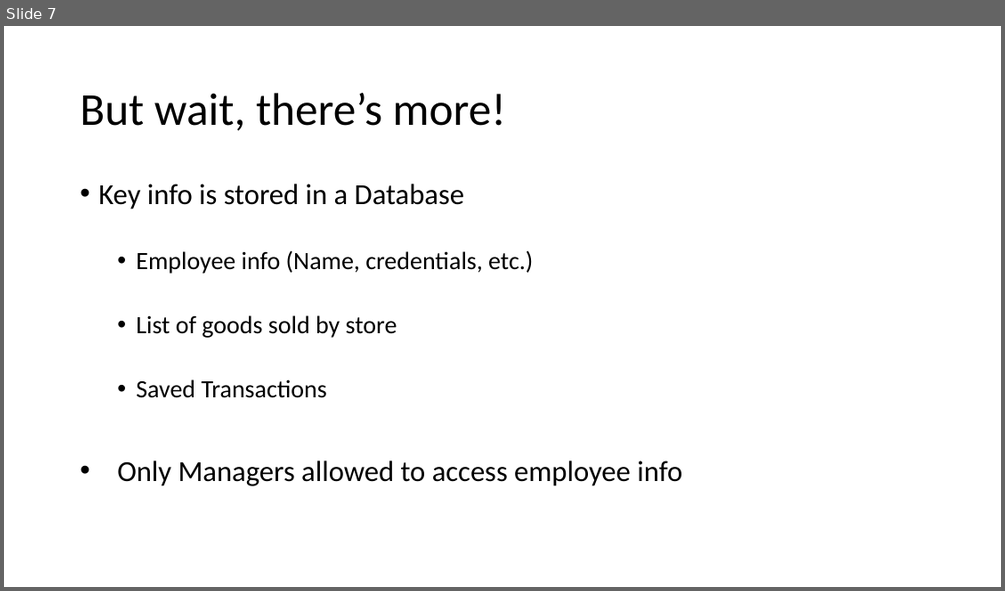
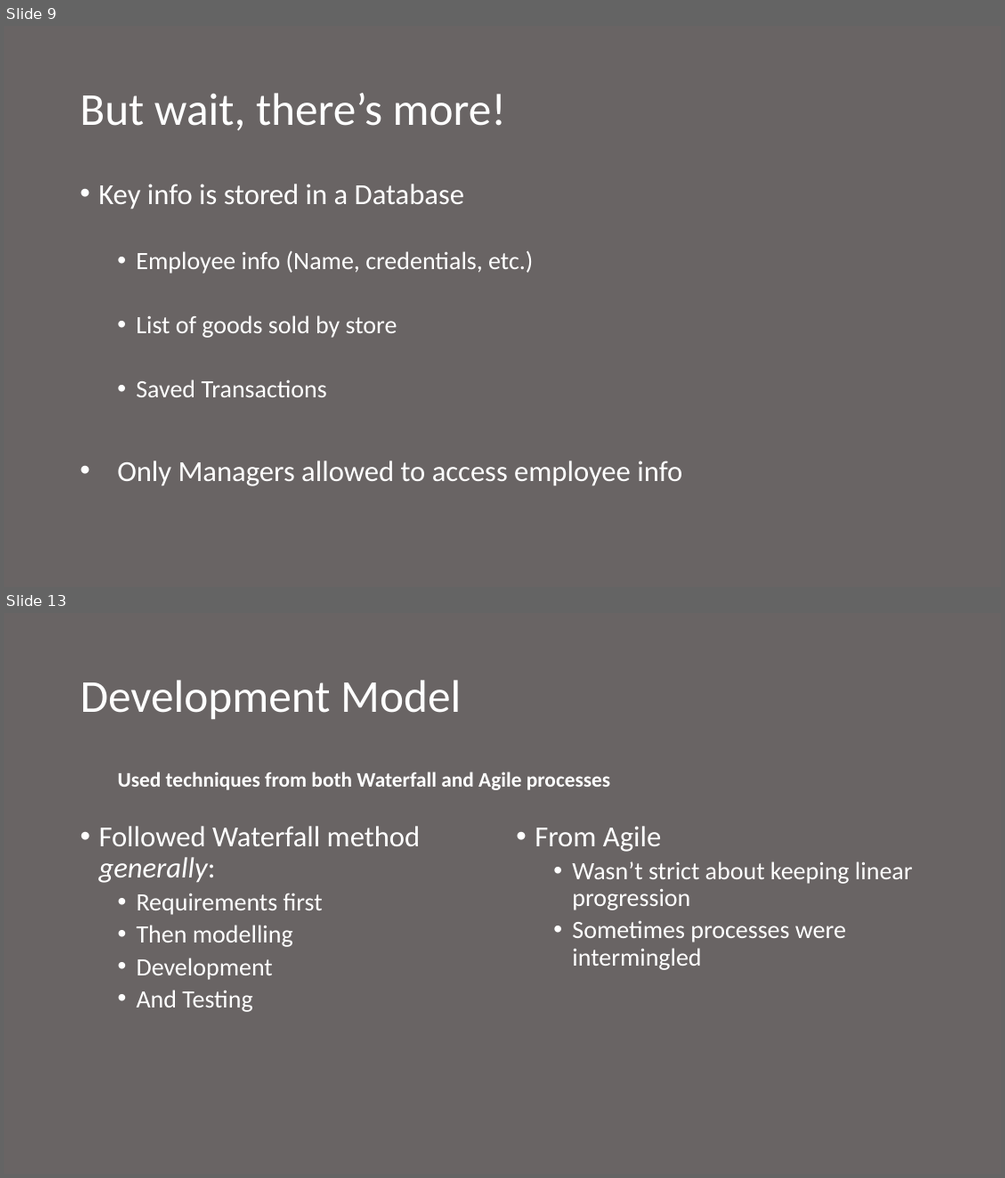
Before and after one commit to boltu11/DashForCash, a slide deck: Presentation.pptx. Shown one above the other, each under a label of ours: slide 7 before the commit, slides 9 and 13 after it; the slides between them are not shown. The pictures are 1005x591 and 1005x1178 pixels, drawn with LibreOffice and Linux fonts; fonts in the diff are those of the drawing. Boxes give left, top, right and bottom in pixels: in the first picture for what was removed or moved away, otherwise in the second. Text is boxed around its words. In the diff, an @@ line names an element or a change of style, - is before the commit and + after.

```diff
--- a/Presentation.pptx
+++ b/Presentation.pptx
@@ slide 13 added at (x1=4, y1=613, x2=1001, y2=1174), background #696464 @@
@@ title added at (x1=81, y1=680, x2=461, y2=720), 44 pt, text #FFFFFF @@
+Development Model
@@ text added at (x1=118, y1=771, x2=610, y2=790), 20 pt, text #FFFFFF, bold @@
+  Used techniques from both Waterfall and Agile processes
@@ text added at (x1=99, y1=826, x2=420, y2=1012), 24 pt, text #FFFFFF @@
+• Followed Waterfall method generally:
+  • Requirements first
+  • Then modelling
+  • Development
+  • And Testing
@@ text added at (x1=534, y1=826, x2=913, y2=970), 24 pt, text #FFFFFF @@
+• From Agile
+  • Wasn’t strict about keeping linear progression
+  • Sometimes processes were intermingled
@@ what was slide 7 is now slide 9 @@
@@ slide 9 changed as well @@
@@ background #FFFFFF to #696464 @@
@@ text colour #000000 to #FFFFFF in 3 elements at (x1=80, y1=93, x2=506, y2=131), (x1=98, y1=184, x2=533, y2=397), (x1=117, y1=460, x2=682, y2=486) @@
```
Also in this commit, not shown: 8 other slides changed, 5 other slides added, 2 other files.
